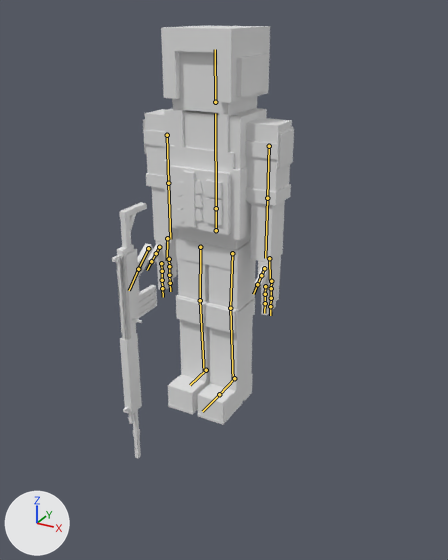
Two versions of the FBX model HARDECK/Assets/Imports/Units/InfantryMan.fbx, one commit apart.
The view is the same before and after, from a camera (50 mm lens) standing at (4.42, -7.79, 6.03) and looking at (0.15, -0.04, 2.15). The lights are fixed; the arrows at lower left show +X, +Y and +Z. The older version comes first. The bones that change, and the others that lie on the model, are drawn over the model as lines.
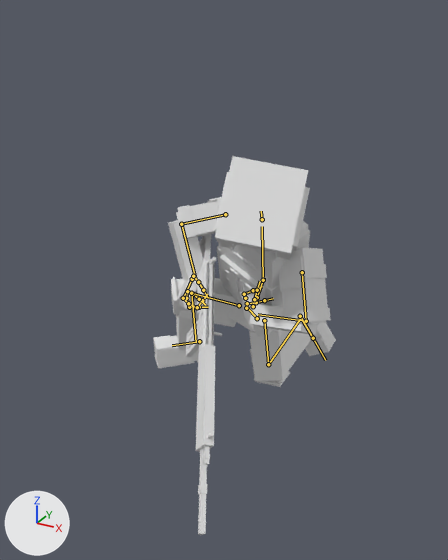
The newer file adds an action. The first version stands in its rest pose; the second is drawn at frame 16 of the action 'Armature|TakeDamage'.

The change in detail:
Bone 'Stomach' (bone_stomach) moves from (0.0, 0.0, 0.0) to (0.25, -1.46, -0.96).
Bone 'Stomach' (bone_stomach) turns from (0, 0, 0) to (-5, -7, -15) degrees about its own x, y and z.
Bone 'Chest' (bone_chest) turns from (0, 0, 0) to (33, -7, -6) degrees about its own x, y and z.
Bone 'Head' (bone_head) turns from (0, 0, 0) to (27, 34, -7) degrees about its own x, y and z.
Bone 'Bicep.L' (bone_bicep_l) turns from (0, 0, 0) to (-107, 47, -65) degrees about its own x, y and z.
Bone 'Forearm.L' (bone_forearm_l) turns from (0, 0, 0) to (-28, -76, 128) degrees about its own x, y and z.
Bone 'Hand.L' (bone_hand_l) turns from (0, 0, 0) to (47, 42, 24) degrees about its own x, y and z.
Bone 'Index1.L' (bone_index1_l) turns from (0, 0, 0) to (15, -2, -7) degrees about its own x, y and z.
Bone 'Index2.L' (bone_index2_l) turns from (0, 0, 0) to (83, -6, -5) degrees about its own x, y and z.
Bone 'Index3.L' (bone_index3_l) turns from (0, 0, 0) to (0, -5, 5) degrees about its own x, y and z.
Bone 'Fingers1.L' (bone_fingers1_l) turns from (0, 0, 0) to (30, -2, -7) degrees about its own x, y and z.
Bone 'Fingers2.L' (bone_fingers2_l) turns from (0, 0, 0) to (93, -6, -4) degrees about its own x, y and z.
Bone 'Fingers3.L' (bone_fingers3_l) turns from (0, 0, 0) to (0, -4, 6) degrees about its own x, y and z.
Bone 'Thumb1.L' (bone_thumb1_l) turns from (0, 0, 0) to (36, 15, -20) degrees about its own x, y and z.
Bone 'Thumb2.L' (bone_thumb2_l) turns from (0, 0, 0) to (-2, -6, 23) degrees about its own x, y and z.
Bone 'Bicep.R' (bone_bicep_r) turns from (0, 0, 0) to (36, -29, 69) degrees about its own x, y and z.
Bone 'Forearm.R' (bone_forearm_r) turns from (0, 0, 0) to (-94, -9, 12) degrees about its own x, y and z.
Bone 'Hand.R' (bone_hand_r) turns from (0, 0, 0) to (39, -15, 33) degrees about its own x, y and z.
Bone 'Index1.R' (bone_index1_r) turns from (0, 0, 0) to (-9, 0, 0) degrees about its own x, y and z.
Bone 'Index2.R' (bone_index2_r) turns from (0, 0, 0) to (-28, 0, 0) degrees about its own x, y and z.
Bone 'Index3.R' (bone_index3_r) turns from (0, 0, 0) to (-80, 0, 0) degrees about its own x, y and z.
Bone 'Fingers1.R' (bone_fingers1_r) turns from (0, 0, 0) to (-67, 5, -11) degrees about its own x, y and z.
Bone 'Fingers2.R' (bone_fingers2_r) turns from (0, 0, 0) to (-22, 0, 2) degrees about its own x, y and z.
Bone 'Fingers3.R' (bone_fingers3_r) turns from (0, 0, 0) to (-76, -1, 2) degrees about its own x, y and z.
Bone 'Thumb1.R' (bone_thumb1_r) turns from (0, 0, 0) to (-65, -25, -6) degrees about its own x, y and z.
Bone 'Thumb2.R' (bone_thumb2_r) turns from (0, 0, 0) to (5, 0, -6) degrees about its own x, y and z.
Bone 'Gun' (bone_gun) moves from (0.0, 0.0, 0.0) to (0.57, -0.14, -0.05).
Bone 'Gun' (bone_gun) turns from (0, 0, 0) to (-2, 11, -11) degrees about its own x, y and z.
Bone 'Thigh.L' (bone_thigh_l) turns from (0, 0, 0) to (-21, -28, -5) degrees about its own x, y and z.
Bone 'Calf.L' (bone_calf_l) turns from (0, 0, 0) to (-23, -5, -89) degrees about its own x, y and z.
Bone 'Foot.L' (bone_foot_l) turns from (0, 0, 0) to (-23, -3, 0) degrees about its own x, y and z.
Bone 'Thigh.R' (bone_thigh_r) turns from (0, 0, 0) to (44, -8, 88) degrees about its own x, y and z.
Bone 'Calf.R' (bone_calf_r) turns from (0, 0, 0) to (13, 1, -109) degrees about its own x, y and z.
Bone 'Foot.R' (bone_foot_r) moves from (0.0, 0.0, 0.0) to (-0.02, -0.01, 0.0).
Bone 'Foot.R' (bone_foot_r) turns from (0, 0, 0) to (-6, 24, -2) degrees about its own x, y and z.

What differs and where, as boxes [x1, y1, x2, y2] in the pictures (448 x 560 px):
'Cube', posed (12% shorter)
    before: [112, 25, 294, 458]
    after: [153, 156, 336, 535]
bone 'Stomach', root to tip
    before: (216, 230) to (216, 205)
    after: (257, 297) to (264, 277)
bone 'Chest', root to tip
    before: (216, 208) to (215, 113)
    after: (263, 280) to (262, 226)
bone 'Head', root to tip
    before: (215, 102) to (215, 49)
    after: (262, 219) to (261, 211)
bone 'Bicep.L', root to tip
    before: (269, 146) to (267, 198)
    after: (302, 272) to (306, 321)
bone 'Forearm.L', root to tip
    before: (267, 198) to (265, 258)
    after: (306, 321) to (258, 314)
bone 'Hand.L', root to tip
    before: (269, 258) to (270, 280)
    after: (257, 318) to (247, 307)
bone 'Index1.L', root to tip
    before: (265, 286) to (265, 294)
    after: (245, 298) to (244, 294)
bone 'Index2.L', root to tip
    before: (265, 294) to (265, 303)
    after: (244, 294) to (253, 290)
bone 'Index3.L', root to tip
    before: (265, 303) to (264, 313)
    after: (253, 290) to (262, 286)
bone 'Fingers1.L', root to tip
    before: (271, 281) to (271, 288)
    after: (246, 308) to (247, 303)
bone 'Fingers2.L', root to tip
    before: (271, 288) to (271, 298)
    after: (247, 303) to (256, 302)
bone 'Fingers3.L', root to tip
    before: (271, 298) to (270, 306)
    after: (256, 302) to (264, 300)
bone 'Thumb1.L', root to tip
    before: (264, 268) to (261, 275)
    after: (253, 306) to (254, 299)
bone 'Thumb2.L', root to tip
    before: (261, 275) to (257, 284)
    after: (254, 299) to (257, 290)
bone 'Bicep.R', root to tip
    before: (167, 135) to (168, 183)
    after: (225, 214) to (181, 224)
bone 'Forearm.R', root to tip
    before: (168, 183) to (170, 239)
    after: (181, 224) to (195, 278)
bone 'Hand.R', root to tip
    before: (167, 238) to (167, 260)
    after: (192, 279) to (184, 296)
bone 'Index1.R', root to tip
    before: (161, 263) to (162, 271)
    after: (187, 291) to (186, 298)
bone 'Index2.R', root to tip
    before: (162, 271) to (162, 280)
    after: (186, 298) to (189, 307)
bone 'Index3.R', root to tip
    before: (162, 280) to (162, 288)
    after: (189, 307) to (199, 307)
bone 'Fingers1.R', root to tip
    before: (169, 259) to (169, 266)
    after: (183, 298) to (188, 303)
bone 'Fingers2.R', root to tip
    before: (169, 266) to (169, 275)
    after: (188, 303) to (197, 307)
bone 'Fingers3.R', root to tip
    before: (169, 275) to (170, 283)
    after: (197, 307) to (202, 300)
bone 'Thumb1.R', root to tip
    before: (159, 247) to (156, 253)
    after: (193, 276) to (198, 282)
bone 'Thumb2.R', root to tip
    before: (156, 253) to (151, 261)
    after: (198, 282) to (203, 290)
bone 'Gun', root to tip
    before: (148, 248) to (138, 269)
    after: (193, 294) to (199, 299)
bone 'Thigh.L', root to tip
    before: (232, 253) to (230, 308)
    after: (264, 320) to (268, 364)
bone 'Calf.L', root to tip
    before: (230, 308) to (233, 381)
    after: (268, 364) to (300, 318)
bone 'Foot.L', root to tip
    before: (234, 378) to (219, 394)
    after: (300, 316) to (313, 338)
bone 'Thigh.R', root to tip
    before: (200, 247) to (200, 300)
    after: (239, 305) to (191, 293)
bone 'Calf.R', root to tip
    before: (200, 300) to (204, 372)
    after: (191, 293) to (196, 342)
bone 'Foot.R', root to tip
    before: (206, 370) to (190, 385)
    after: (199, 341) to (172, 345)
